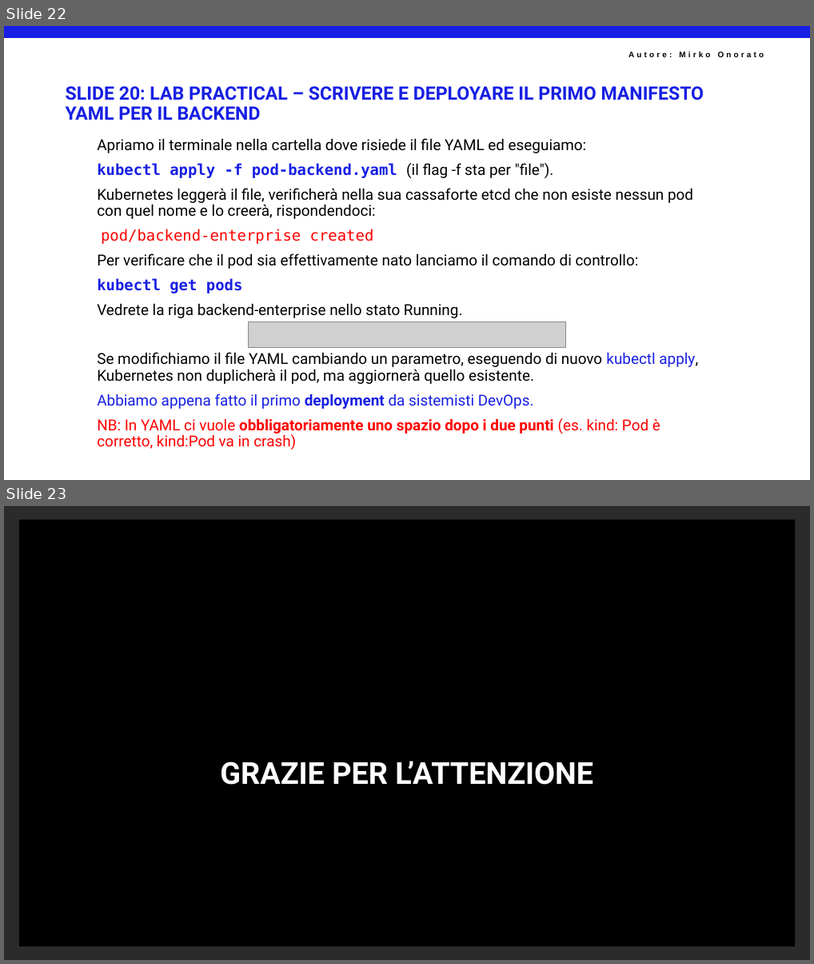
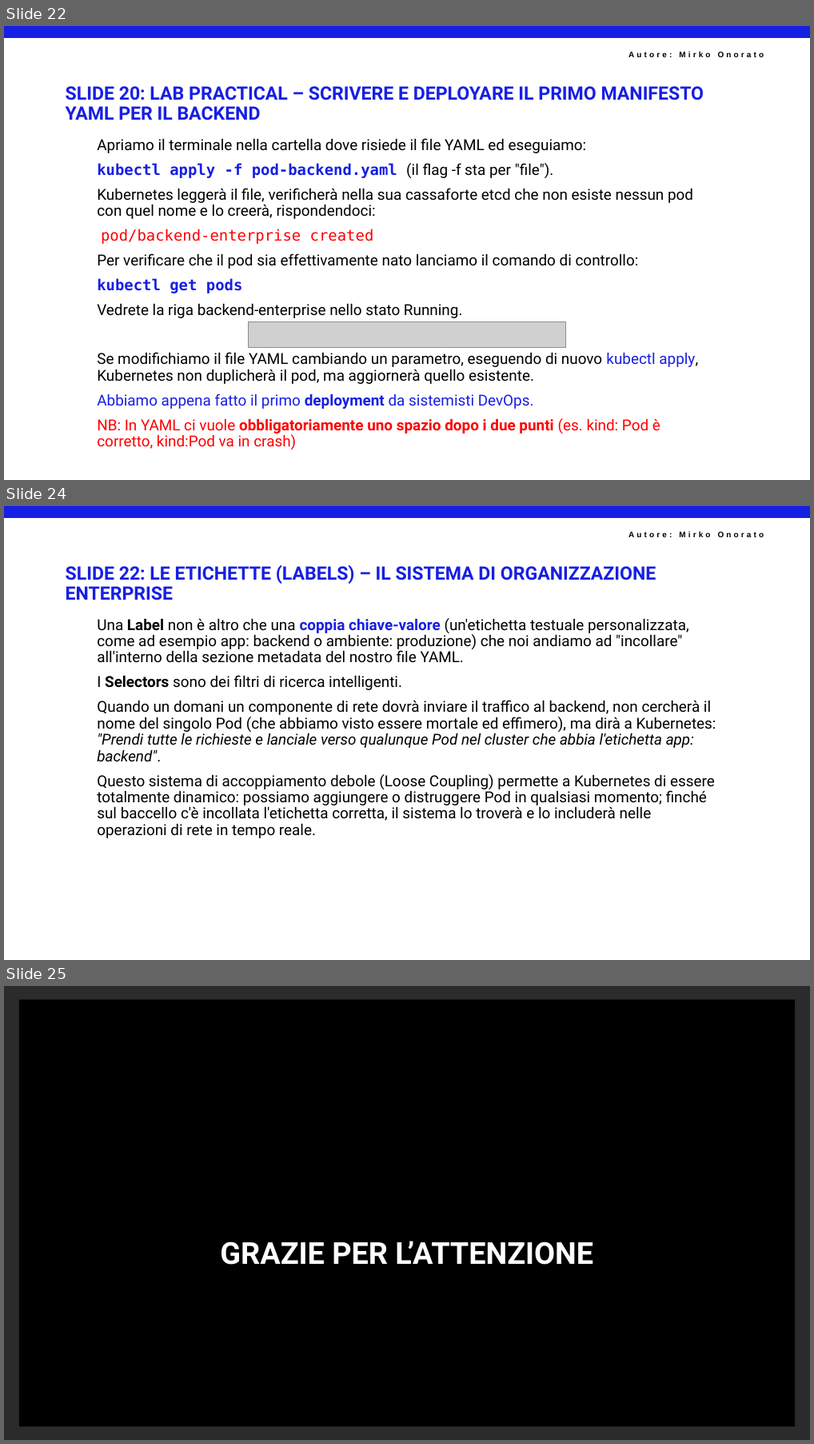
Before and after one commit to mirkoSkF/Docker-Slides, a slide deck: 4 - Kubernates. IL PASSAGGIO DA DOCKER COMPOSE ALL'ORCHESTRAZIONE ENTERPRISE.pptx. Shown one above the other, each under a label of ours: slides 22 and 23 before the commit, slides 22, 24 and 25 after it; the slides between them are not shown. The pictures are 814x964 and 814x1444 pixels, drawn with LibreOffice and Linux fonts; fonts in the diff are those of the drawing; grey boxes stand for pictures; background and template pictures are left out; a plain dark background stands for a picture behind light text. Boxes give left, top, right and bottom in pixels: in the first picture for what was removed or moved away, otherwise in the second. Text is boxed around its words. In the diff, an @@ line names an element or a change of style, - is before the commit and + after.

```diff
--- a/4 - Kubernates. IL PASSAGGIO DA DOCKER COMPOSE ALL'ORCHESTRAZIONE ENTERPRISE.pptx
+++ b/4 - Kubernates. IL PASSAGGIO DA DOCKER COMPOSE ALL'ORCHESTRAZIONE ENTERPRISE.pptx
@@ slide 24 added at <box>4,506,810,960</box>, background #FFFFFF; not listed: 2 template elements that a slide beside it also shows @@
@@ title added at <box>66,565,656,584</box>, 22 pt, text #171FE2, bold @@
+SLIDE 22: LE ETICHETTE (LABELS) – IL SISTEMA DI ORGANIZZAZIONE ENTERPRISE
@@ text added at <box>97,618,717,838</box>, 18 pt, text #000000 @@
+Una Label non è altro che una coppia chiave-valore (un'etichetta testuale personalizzata, come ad esempio app: backend o ambiente: produzione) che noi andiamo ad "incollare" all'interno della sezione metadata del nostro file YAML.
+I Selectors sono dei filtri di ricerca intelligenti.
+Quando un domani un componente di rete dovrà inviare il traffico al backend, non cercherà il nome del singolo Pod (che abbiamo visto essere mortale ed effimero), ma dirà a Kubernetes: "Prendi tutte le richieste e lanciale verso qualunque Pod nel cluster che abbia l'etichetta app: backend".
+Questo sistema di accoppiamento debole (Loose Coupling) permette a Kubernetes di essere totalmente dinamico: possiamo aggiungere o distruggere Pod in qualsiasi momento; finché sul baccello c'è incollata l'etichetta corretta, il sistema lo troverà e lo includerà nelle operazioni di rete in tempo reale.
@@ what was slide 23 is now slide 25 @@
```
Also in this commit, not shown: 1 other slide added.
